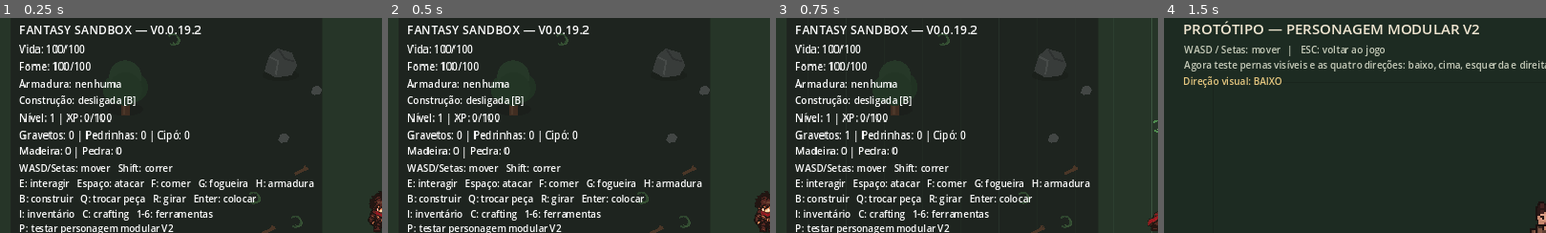
Above: before the commit, frames 1-4 (left to right).
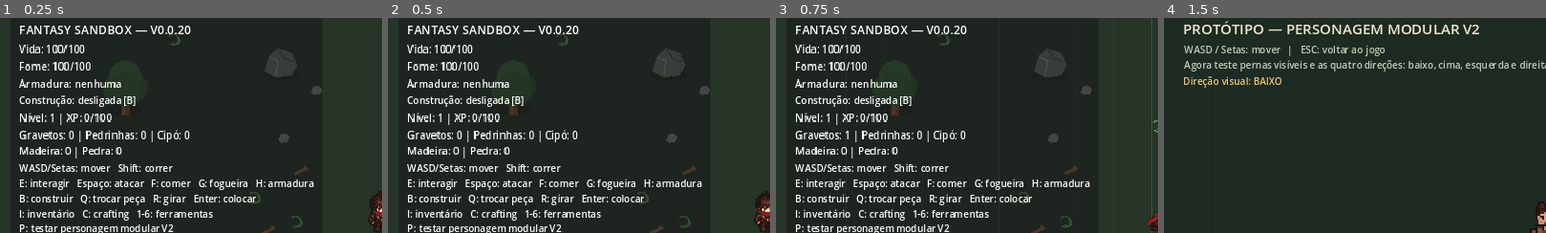
Above: after the commit, the same moments.

Repository: janduyankiingles-ops/Fantasy-Sandbox
Game: Godot game, scene res://scenes/main.tscn
Two runs of this game, one before a commit and one after it. Both use one fixed random seed, a clock stepped at 60 frames per second and the inputs below.
Inputs:
- Up to frame 1 (0.25 s): no input
- Up to frame 2 (0.5 s): no input
- Up to frame 3 (0.75 s): tap Enter at 0.5 s; hold D from 0.53 s (still down); hold E from 0.53 s (still down)
- Up to frame 4 (1.5 s): tap Space at 0.77 s; release D at 1.28 s; release E at 1.28 s; hold S from 1.28 s (still down); tap P at 1.35 s
The pictures show only the part of the screen within x 0-50%, y 3-53%; the shares and areas given below are measured in that part.

The runs differ from the first frame. In frame 1, 0.1% of the frame differs, in the area x 46-53%, y 3-8%; in frame 2, 0.1%; in frame 3, 0.1%; in frame 4, nothing differs.

Commit message:
v0.0.20: bump HUD for four-direction modular player

Diff:
--- a/scenes/main.tscn
+++ b/scenes/main.tscn
@@ -52,7 +52,7 @@
 
 [node name="Title" type="Label" parent="HUD/Panel/Margin/VBox"]
 theme_override_font_sizes/font_size = 20
-text = "FANTASY SANDBOX — V0.0.19.2"
+text = "FANTASY SANDBOX — V0.0.20"
 
 [node name="PositionLabel" type="Label" parent="HUD/Panel/Margin/VBox"]
 visible = false
